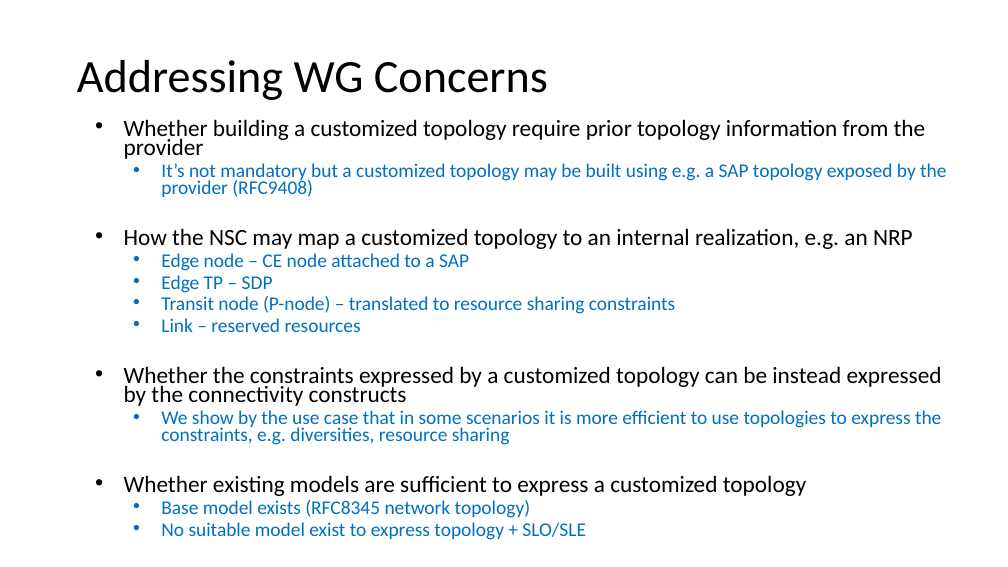
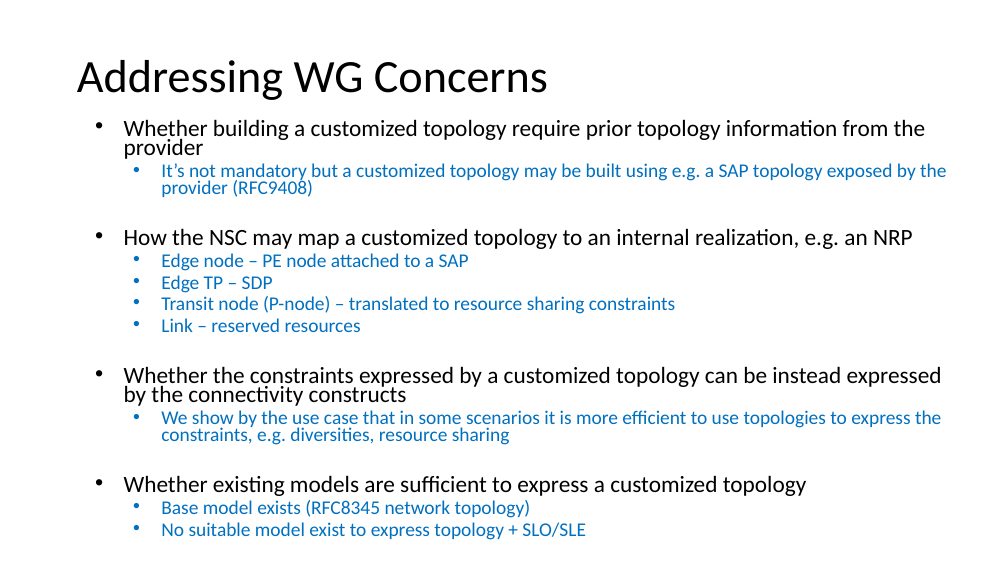
Before and after one commit to IETF-TEAS-WG/network-slice-topology, a slide deck: slide 5 of meeting-materials/draft-liu-teas-transport-network-slice-yang-07-ietf-118.pptx (slide 4 before the commit). Drawn at 1008x567 pixels with LibreOffice and Linux fonts; fonts in the diff are those of the drawing. Boxes give left, top, right and bottom in pixels: in the first picture for what was removed or moved away, otherwise in the second. Text is boxed around its words. In the diff, an @@ line names an element or a change of style, - is before the commit and + after.

```diff
--- a/meeting-materials/draft-liu-teas-transport-network-slice-yang-07-ietf-118.pptx
+++ b/meeting-materials/draft-liu-teas-transport-network-slice-yang-07-ietf-118.pptx
@@ text at bbox=[161, 253, 469, 271]: text changed @@
-  • Edge node – CE node attached to a SAP
+  • Edge node – PE node attached to a SAP
```
Also in this commit, not shown: 2 other slides changed, 1 slide added.
